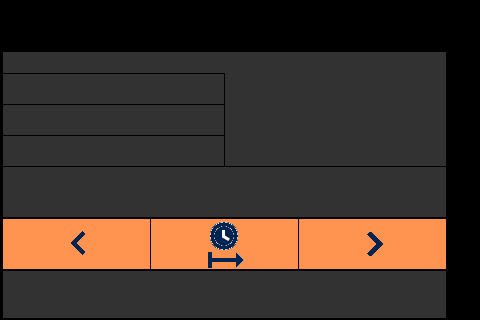
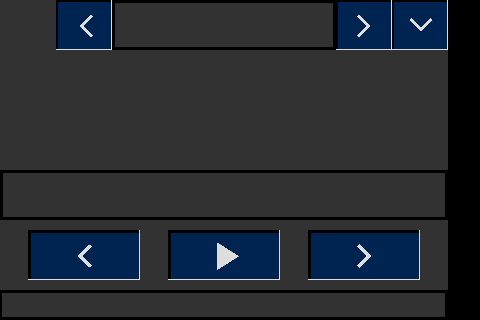
Comparing the layer stacks of the two 480x320 images. Changes:
renamed "Next #3" to "Baggrund", painted on it over (0, 0, 448, 318)
removed layer "FriendlyName 443x30" over (3, 170, 446, 217)
removed layer "Next" over (299, 219, 446, 269)
removed layer "Start" over (151, 219, 298, 269)
removed layer "Prev" over (3, 219, 150, 269)
removed layer "baggrund" over (0, 0, 448, 318)
